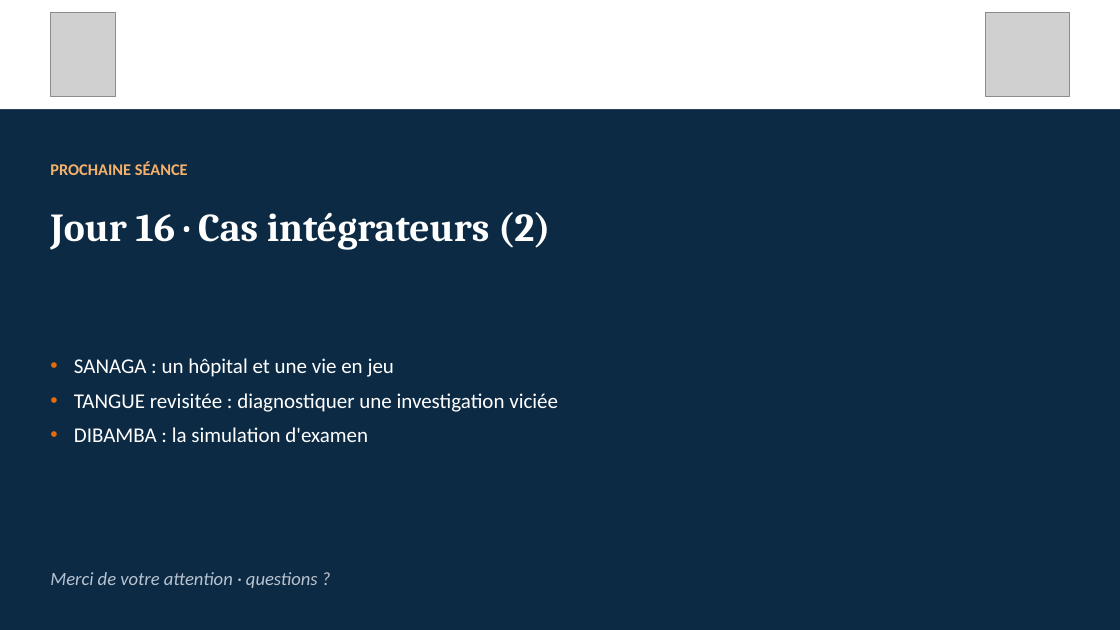
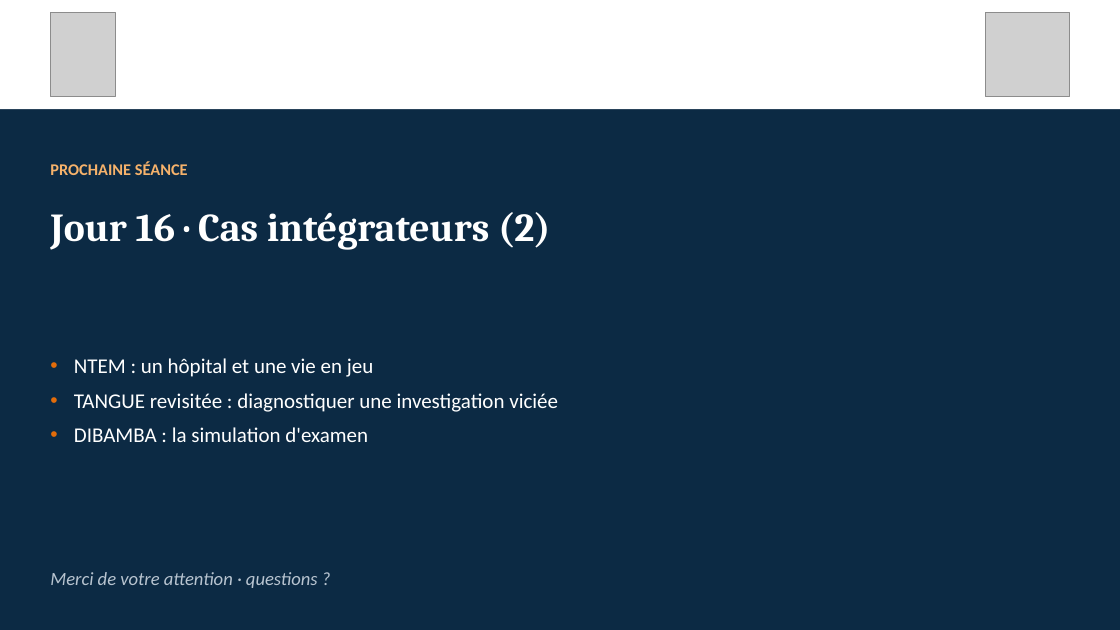
Before and after one commit to MaletYon/cours-ina, a slide deck: slide 14 of Présentation/INA_J15.pptx. Drawn at 1120x630 pixels with LibreOffice and Linux fonts; fonts in the diff are those of the drawing; grey boxes stand for pictures. Boxes give left, top, right and bottom in pixels: in the first picture for what was removed or moved away, otherwise in the second. Text is boxed around its words. In the diff, an @@ line names an element or a change of style, - is before the commit and + after.

```diff
--- a/Présentation/INA_J15.pptx
+++ b/Présentation/INA_J15.pptx
@@ text at [74, 358, 373, 377]: text changed @@
-• SANAGA : un hôpital et une vie en jeu
+• NTEM : un hôpital et une vie en jeu
```
Also in this commit, not shown: 1 other slide changed, 35 other files.
